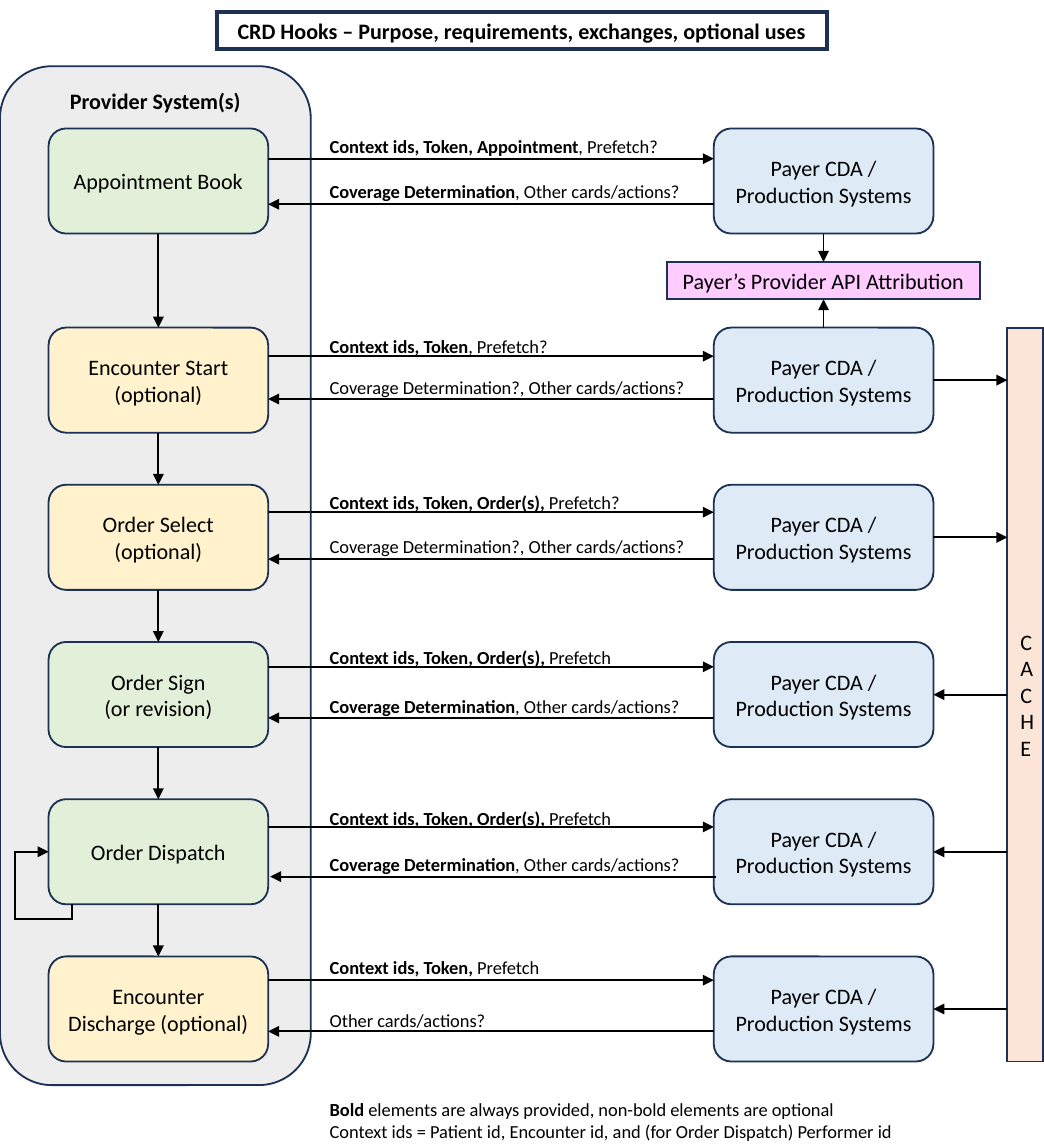
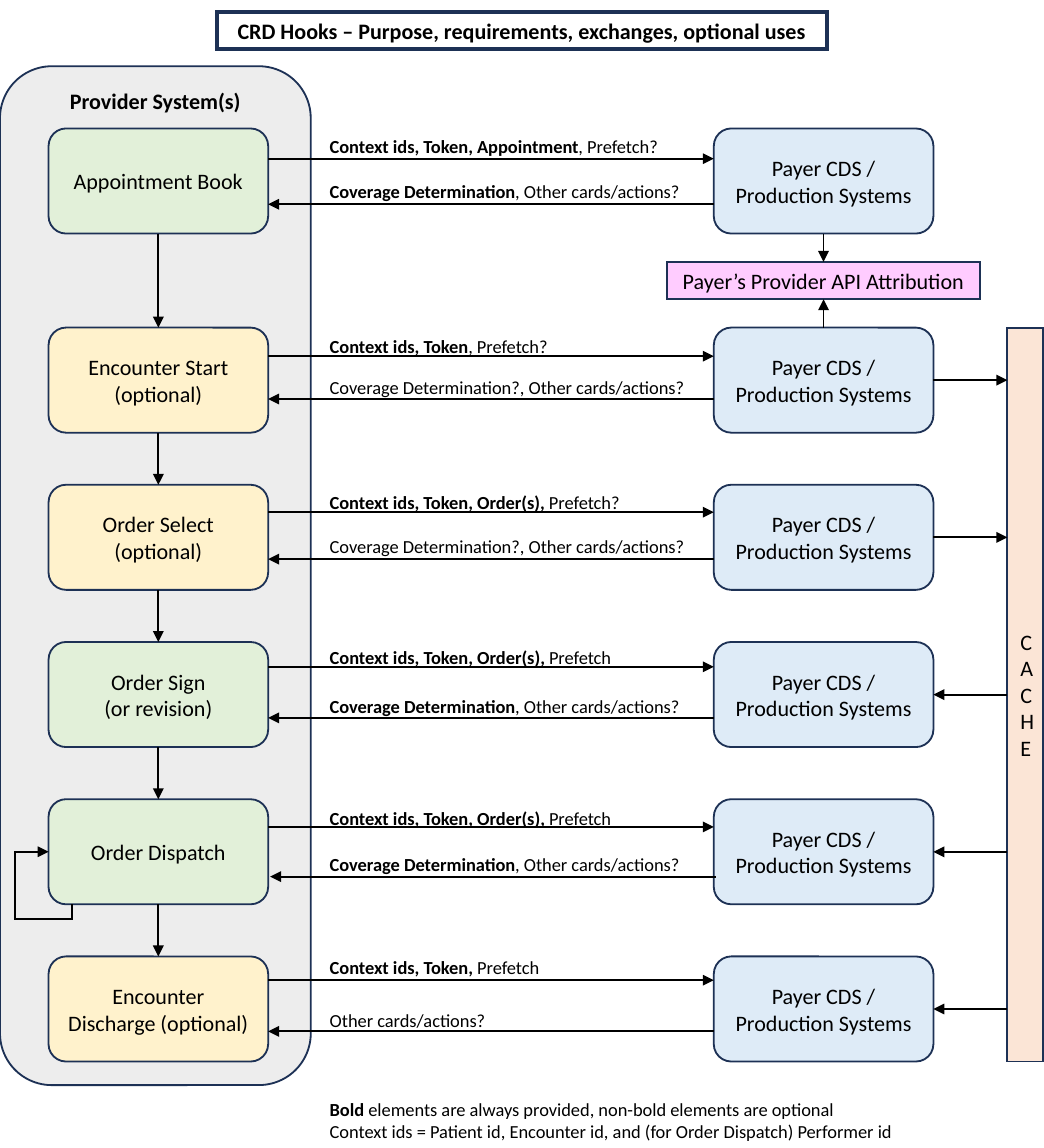
Before and after one commit to HL7/davinci-crd, a slide deck: slide 1 of input/images-source/hooks.pptx. Drawn at 1044x1148 pixels with LibreOffice and Linux fonts; fonts in the diff are those of the drawing. Boxes give left, top, right and bottom in pixels: in the first picture for what was removed or moved away, otherwise in the second. Text is boxed around its words. In the diff, an @@ line names an element or a change of style, - is before the commit and + after.

Commit message:
https://jira.hl7.org/browse/FHIR-49085 - In diagram, corrected "Payer CDA System" to "Payer CDS System"

```diff
--- a/input/images-source/hooks.pptx
+++ b/input/images-source/hooks.pptx
@@ text in rounded rectangle at (736,161,911,207): text changed @@
-Payer CDA / Production Systems
+Payer CDS / Production Systems
@@ text in rounded rectangle at (736,360,911,406): text changed @@
-Payer CDA / Production Systems
+Payer CDS / Production Systems
@@ text in rounded rectangle at (736,517,911,563): text changed @@
-Payer CDA / Production Systems
+Payer CDS / Production Systems
@@ text in rounded rectangle at (736,675,911,720): text changed @@
-Payer CDA / Production Systems
+Payer CDS / Production Systems
@@ text in rounded rectangle at (736,832,911,877): text changed @@
-Payer CDA / Production Systems
+Payer CDS / Production Systems
@@ text in rounded rectangle at (736,989,911,1035): text changed @@
-Payer CDA / Production Systems
+Payer CDS / Production Systems
```
Also in this commit, not shown: 2 other files.
